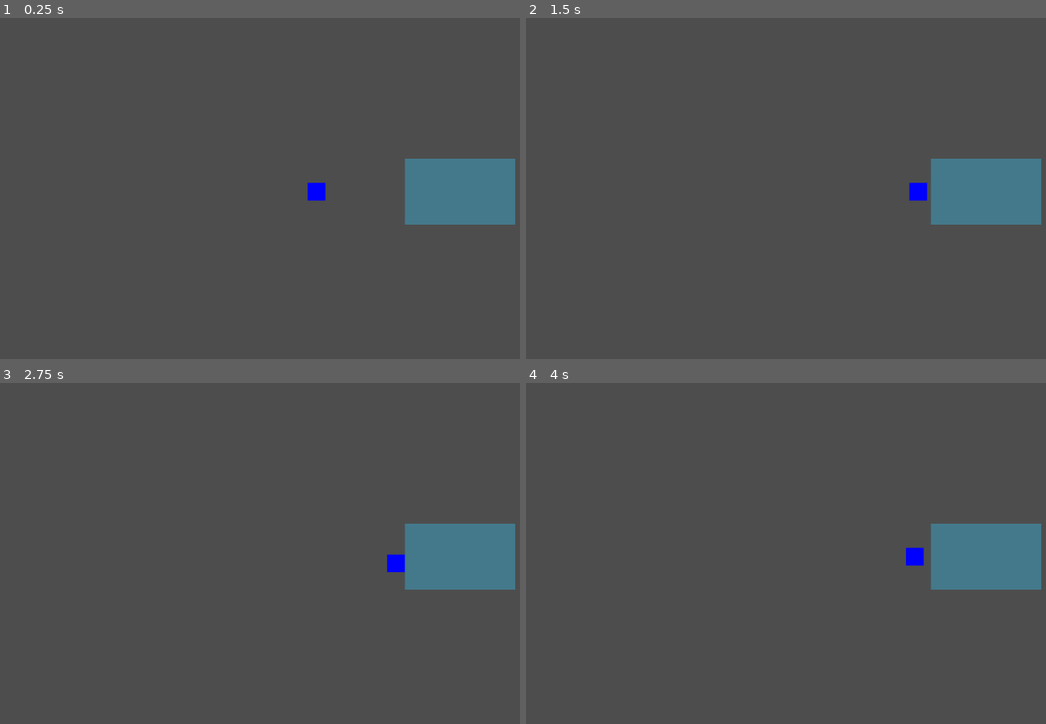
Above: before the commit, frames 1-4 (two rows, left to right).
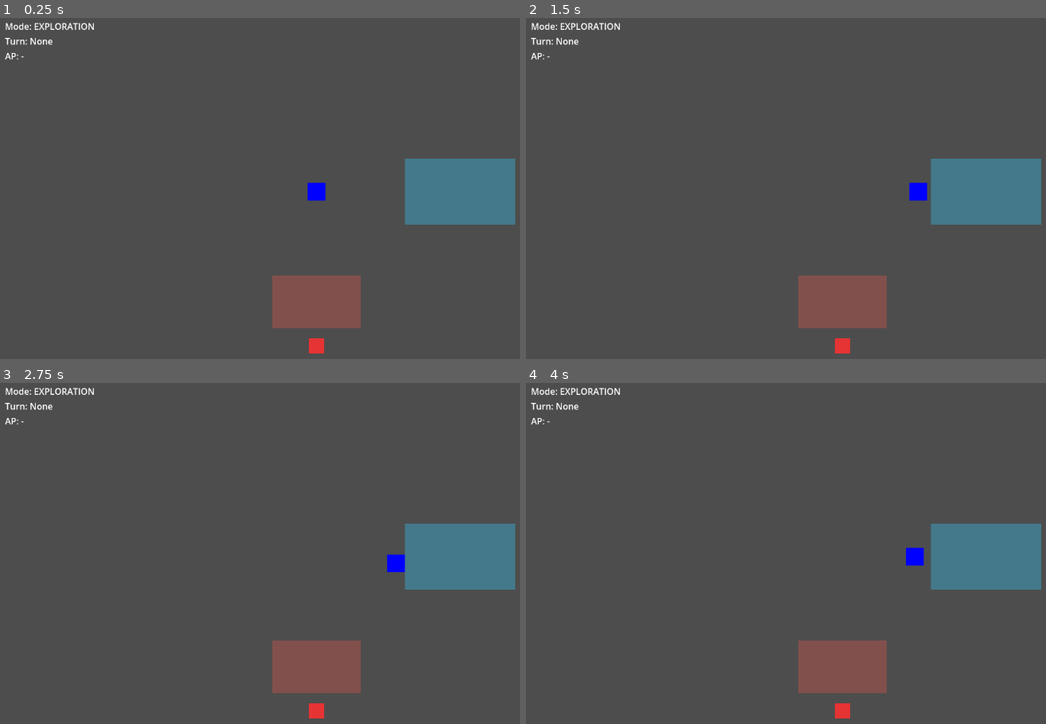
Above: after the commit, the same moments.

Repository: whelanworkmaster/cogs-and-catalysts
Game: Godot game, scene res://scenes/main.tscn
The game is run twice, just before and just after one commit, with the same random seed, the same clock (stepped at 60 frames per second) and the same inputs.
Inputs:
- Up to frame 1 (0.25 s): no input
- Up to frame 2 (1.5 s): tap Enter (ui_accept) at 0.5, 0.6, 0.77, 1.07, 1.25, 1.35 s; hold Right (ui_right) 0.53-1.28 s; hold Down (ui_down) from 1.28 s (still down)
- Up to frame 3 (2.75 s): tap Enter (ui_accept) at 1.52, 1.82, 2, 2.1 s; release Down (ui_down) at 2.03 s; hold Right (ui_right) from 2.03 s (still down)
- Up to frame 4 (4 s): tap Enter (ui_accept) at 2.75, 2.85, 3.02, 3.32, 3.5, 3.6, 3.77 s; release Right (ui_right) at 2.78 s; hold Up (ui_up) 2.78-3.53 s; hold Left (ui_left) from 3.53 s (still down)

The runs differ from the first frame. In frame 1, 3.1% of the frame differs, in the area x 0-70%, y 1-99%; in frame 2, 3.1%; in frame 3, 3.1%; in frame 4, 3.1%.

Commit message:
Add engagement trigger, enemy actor, and combat HUD

Diff:
--- /dev/null
+++ b/scenes/enemy.tscn
@@ -0,0 +1,14 @@
+[gd_scene format=3 uid="uid://c6d45ey1whev"]
+
+[ext_resource type="Script" path="res://scripts/actors/enemy.gd" id="1_1q8s0"]
+
+[sub_resource type="RectangleShape2D" id="RectangleShape2D_9g8r1"]
+size = Vector2(28, 28)
+
+[node name="Enemy" type="CharacterBody2D"]
+script = ExtResource("1_1q8s0")
+
+[node name="Sprite2D" type="Sprite2D" parent="."]
+
+[node name="CollisionShape2D" type="CollisionShape2D" parent="."]
+shape = SubResource("RectangleShape2D_9g8r1")
--- /dev/null
+++ b/scenes/engagement_trigger.tscn
@@ -0,0 +1,16 @@
+[gd_scene format=3 uid="uid://c5m7n7l2i4e3p"]
+
+[ext_resource type="Script" path="res://scripts/world/engagement_trigger.gd" id="1_5k8k1"]
+
+[sub_resource type="RectangleShape2D" id="RectangleShape2D_1v3pg"]
+size = Vector2(160, 96)
+
+[node name="EngagementTrigger" type="Area2D"]
+script = ExtResource("1_5k8k1")
+
+[node name="TriggerVisual" type="Polygon2D" parent="."]
+color = Color(1, 0.35, 0.3, 0.3)
+polygon = PackedVector2Array(-80, -48, 80, -48, 80, 48, -80, 48)
+
+[node name="CollisionShape2D" type="CollisionShape2D" parent="."]
+shape = SubResource("RectangleShape2D_1v3pg")
--- a/scenes/main.tscn
+++ b/scenes/main.tscn
@@ -1,7 +1,10 @@
-[gd_scene load_steps=4 format=3 uid="uid://b8x7y302a1c4e"]
+[gd_scene load_steps=7 format=3 uid="uid://b8x7y302a1c4e"]
 
 [ext_resource type="PackedScene" path="res://scenes/player.tscn" id="1_km6kn"]
+[ext_resource type="PackedScene" path="res://scenes/enemy.tscn" id="2_1q8s0"]
+[ext_resource type="PackedScene" path="res://scenes/engagement_trigger.tscn" id="2_5k8k1"]
 [ext_resource type="Script" path="res://scripts/world/elevation_area.gd" id="2_t3m6r"]
+[ext_resource type="PackedScene" path="res://scenes/ui/combat_hud.tscn" id="3_2h1x5"]
 
 [sub_resource type="RectangleShape2D" id="RectangleShape2D_elev_zone"]
 size = Vector2(200, 120)
@@ -13,6 +16,15 @@
 
 [node name="Player" parent="." instance=ExtResource("1_km6kn")]
 position = Vector2(0, 0)
+
+[node name="Enemy" parent="." instance=ExtResource("2_1q8s0")]
+position = Vector2(0, 280)
+
+[node name="EngagementTrigger" parent="." instance=ExtResource("2_5k8k1")]
+position = Vector2(0, 200)
+actor_paths = [NodePath("../Enemy")]
+
+[node name="CombatHUD" parent="." instance=ExtResource("3_2h1x5")]
 
 [node name="ElevationZone" type="Area2D" parent="."]
 position = Vector2(260, 0)
--- /dev/null
+++ b/scenes/ui/combat_hud.tscn
@@ -0,0 +1,27 @@
+[gd_scene load_steps=2 format=3 uid="uid://e6p0x1y2z3a4b"]
+
+[ext_resource type="Script" path="res://scripts/ui/combat_hud.gd" id="1_6q1q3"]
+
+[node name="CombatHUD" type="CanvasLayer"]
+script = ExtResource("1_6q1q3")
+
+[node name="MarginContainer" type="MarginContainer" parent="."]
+anchor_left = 0.0
+anchor_top = 0.0
+anchor_right = 0.0
+anchor_bottom = 0.0
+offset_left = 12.0
+offset_top = 12.0
+offset_right = 280.0
+offset_bottom = 120.0
+
+[node name="VBoxContainer" type="VBoxContainer" parent="MarginContainer"]
+
+[node name="ModeLabel" type="Label" parent="MarginContainer/VBoxContainer"]
+text = "Mode: Unknown"
+
+[node name="ActorLabel" type="Label" parent="MarginContainer/VBoxContainer"]
+text = "Turn: None"
+
+[node name="APLabel" type="Label" parent="MarginContainer/VBoxContainer"]
+text = "AP: -"
--- /dev/null
+++ b/scripts/actors/enemy.gd
@@ -0,0 +1,33 @@
+extends CharacterBody2D
+
+class_name Enemy
+
+@export var max_ap: int = 6
+var current_ap: int = 6
+
+func _ready() -> void:
+	_create_enemy_sprite()
+	if CombatManager:
+		CombatManager.turn_started.connect(_on_turn_started)
+
+func _create_enemy_sprite() -> void:
+	var sprite := $Sprite2D
+	var color_rect := ColorRect.new()
+	color_rect.size = Vector2(28, 28)
+	color_rect.color = Color(0.9, 0.2, 0.2)
+	color_rect.position = Vector2(-14, -14)
+	sprite.add_child(color_rect)
+
+func _on_turn_started(actor: Node) -> void:
+	if actor != self:
+		return
+	get_tree().create_timer(0.6).timeout.connect(func ():
+		if CombatManager and CombatManager.get_current_actor() == self:
+			CombatManager.end_turn()
+	)
+
+func get_current_ap() -> int:
+	return current_ap
+
+func get_max_ap() -> int:
+	return max_ap
--- a/scripts/player.gd
+++ b/scripts/player.gd
@@ -40,7 +40,18 @@
 
 func _physics_process(delta):
 	regen_ap(delta)
+	handle_turn_input()
 	handle_movement()
+
+func handle_turn_input():
+	if not CombatManager:
+		return
+	if not CombatManager.active_combat:
+		return
+	if CombatManager.get_current_actor() != self:
+		return
+	if Input.is_action_just_pressed("ui_accept"):
+		CombatManager.end_turn()
 
 func handle_movement():
 	if GameMode and not GameMode.is_exploration():
@@ -116,6 +127,12 @@
 	current_ap = max_ap
 	print("AP reset to ", current_ap, "/", max_ap)
 
+func get_current_ap() -> int:
+	return current_ap
+
+func get_max_ap() -> int:
+	return max_ap
+
 func create_player_sprite():
 	"""Creates a basic colored rectangle as the player sprite."""
 	var sprite = $Sprite2D
--- /dev/null
+++ b/scripts/ui/combat_hud.gd
@@ -0,0 +1,50 @@
+extends CanvasLayer
+
+@onready var mode_label: Label = $MarginContainer/VBoxContainer/ModeLabel
+@onready var actor_label: Label = $MarginContainer/VBoxContainer/ActorLabel
+@onready var ap_label: Label = $MarginContainer/VBoxContainer/APLabel
+
+func _ready() -> void:
+	_refresh_mode()
+	_refresh_actor()
+	if GameMode:
+		GameMode.mode_changed.connect(_on_mode_changed)
+	if CombatManager:
+		CombatManager.turn_started.connect(_on_turn_changed)
+		CombatManager.turn_ended.connect(_on_turn_changed)
+		CombatManager.combat_started.connect(_on_combat_started)
+		CombatManager.combat_ended.connect(_on_combat_ended)
+
+func _process(_delta: float) -> void:
+	_refresh_ap()
+
+func _on_mode_changed(_new_mode: int, _previous_mode: int) -> void:
+	_refresh_mode()
+
+func _on_combat_started(_actors: Array) -> void:
+	_refresh_actor()
+
+func _on_combat_ended() -> void:
+	_refresh_actor()
+	_refresh_ap()
+
+func _on_turn_changed(_actor: Node) -> void:
+	_refresh_actor()
+	_refresh_ap()
+
+func _refresh_mode() -> void:
+	var mode_name := "Unknown"
+	if GameMode:
+		mode_name = str(GameMode.Mode.find_key(GameMode.current_mode))
+	mode_label.text = "Mode: %s" % mode_name
+
+func _refresh_actor() -> void:
+	var actor := CombatManager.get_current_actor() if CombatManager else null
+	actor_label.text = "Turn: %s" % (actor.name if actor else "None")
+
+func _refresh_ap() -> void:
+	var actor := CombatManager.get_current_actor() if CombatManager else null
+	if actor and actor.has_method("get_current_ap"):
+		ap_label.text = "AP: %s" % str(actor.get_current_ap())
+	else:
+		ap_label.text = "AP: -"
--- /dev/null
+++ b/scripts/world/engagement_trigger.gd
@@ -0,0 +1,26 @@
+extends Area2D
+
+@export var one_shot: bool = true
+@export var auto_start_combat: bool = true
+@export var actor_paths: Array[NodePath] = []
+
+var _triggered: bool = false
+
+func _ready() -> void:
+	body_entered.connect(_on_body_entered)
+
+func _on_body_entered(body: Node) -> void:
+	if _triggered:
+		return
+	if body is Player:
+		_triggered = true
+		if auto_start_combat:
+			var actors: Array = [body]
+			for path in actor_paths:
+				var actor := get_node_or_null(path)
+				if actor and actor != body:
+					actors.append(actor)
+			CombatManager.start_combat(actors)
+		if one_shot:
+			monitoring = false
+			monitorable = false
Not shown, added: scripts/world/engagement_trigger.gd.uid
